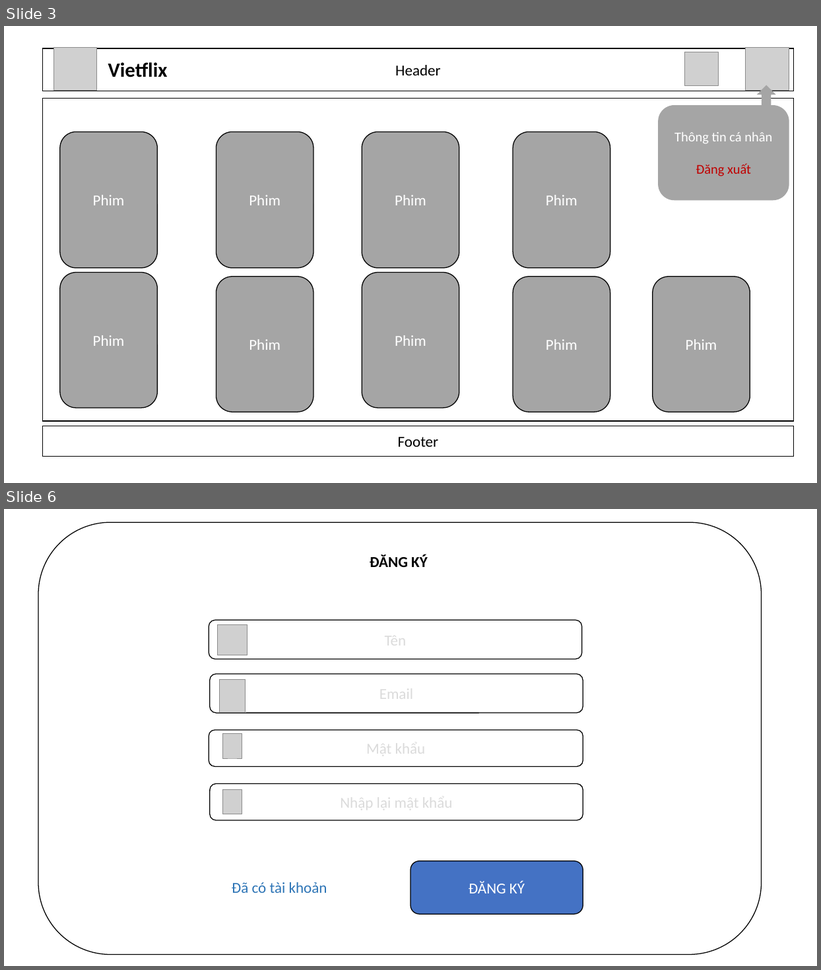
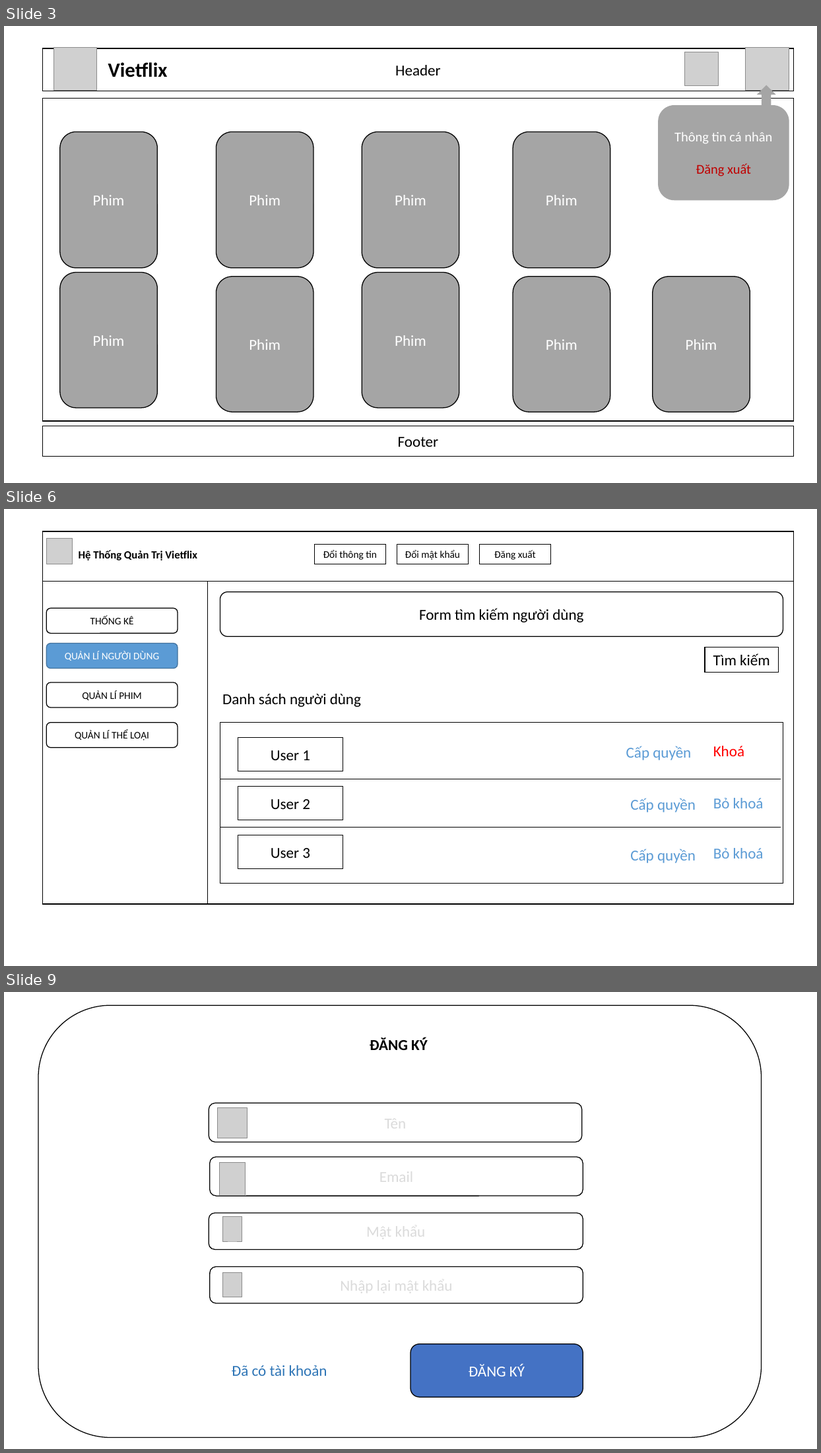
Before and after one commit to namnguyenbk/grad-thesis, a slide deck: Mockup-UI.pptx. Shown one above the other, each under a label of ours: slides 3 and 6 before the commit, slides 3, 6 and 9 after it; the slides between them are not shown. The pictures are 821x970 and 821x1453 pixels, drawn with LibreOffice and Linux fonts; fonts in the diff are those of the drawing; grey boxes stand for pictures. Boxes give left, top, right and bottom in pixels: in the first picture for what was removed or moved away, otherwise in the second. Text is boxed around its words. In the diff, an @@ line names an element or a change of style, - is before the commit and + after.

```diff
--- a/Mockup-UI.pptx
+++ b/Mockup-UI.pptx
@@ slide 6 added at (x1=4, y1=509, x2=817, y2=966), background #FFFFFF @@
@@ rectangle added at (x1=38, y1=526, x2=801, y2=945), fill #FFFFFF, outline #FFFFFF 1 pt @@
@@ rectangle added at (x1=42, y1=531, x2=794, y2=582), fill #FFFFFF, outline #000000 1 pt @@
@@ picture added at (x1=47, y1=538, x2=73, y2=564) @@
@@ rectangle added at (x1=73, y1=545, x2=214, y2=564), outline #FFFFFF 0.75 pt, 13 pt, text #000000, bold @@
+Hệ Thống Quản Trị Vietflix
@@ rectangle added at (x1=314, y1=545, x2=385, y2=564), fill #FFFFFF, outline #000000 1 pt, 12 pt, text #000000 @@
+Đổi thông tin
@@ rectangle added at (x1=397, y1=545, x2=468, y2=564), fill #FFFFFF, outline #000000 1 pt, 12 pt, text #000000 @@
+Đổi mật khẩu
@@ rectangle added at (x1=480, y1=545, x2=550, y2=564), fill #FFFFFF, outline #000000 1 pt, 12 pt, text #000000 @@
+Đăng xuất
@@ rectangle added at (x1=42, y1=582, x2=794, y2=905), fill #FFFFFF, outline #000000 1 pt @@
@@ line added from (208, 581) to (208, 904), #000000 0.5 pt @@
@@ rounded rectangle added at (x1=220, y1=592, x2=783, y2=636), fill #FFFFFF, outline #000000 1 pt, 18 pt, text #000000 @@
+Form tìm kiếm người dùng
@@ rounded rectangle added at (x1=47, y1=609, x2=178, y2=634), fill #FFFFFF, outline #000000 1 pt, 12 pt, text #000000 @@
+THỐNG KÊ
@@ rounded rectangle added at (x1=47, y1=643, x2=178, y2=668), fill #5B9BD5, outline #43739E 1 pt, 12 pt, text #FFFFFF @@
+QUẢN LÍ NGƯỜI DÙNG
@@ rectangle added at (x1=705, y1=648, x2=779, y2=673), fill #FFFFFF, outline #000000 1 pt, 18 pt, text #000000 @@
+Tìm kiếm
@@ rounded rectangle added at (x1=47, y1=683, x2=178, y2=708), fill #FFFFFF, outline #000000 1 pt, 12 pt, text #000000 @@
+QUẢN LÍ PHIM
@@ text added at (x1=222, y1=694, x2=361, y2=707), 18 pt, text #000000 @@
+Danh sách người dùng
@@ rounded rectangle added at (x1=47, y1=722, x2=178, y2=747), fill #FFFFFF, outline #000000 1 pt, 12 pt, text #000000 @@
+QUẢN LÍ THỂ LOẠI
@@ rectangle added at (x1=220, y1=722, x2=783, y2=883), fill #FFFFFF, outline #000000 1 pt @@
@@ rectangle added at (x1=238, y1=738, x2=343, y2=772), fill #FFFFFF, outline #000000 1 pt, 18 pt, text #000000 @@
+User 1
@@ text added at (x1=626, y1=746, x2=691, y2=760), 18 pt, text #5B9BD5 @@
+Cấp quyền
@@ text added at (x1=714, y1=746, x2=745, y2=757), 18 pt, text #FF0000 @@
+Khoá
@@ line added from (220, 779) to (781, 779), #000000 0.5 pt @@
@@ rectangle added at (x1=238, y1=787, x2=343, y2=821), fill #FFFFFF, outline #000000 1 pt, 18 pt, text #000000 @@
+User 2
@@ text added at (x1=630, y1=798, x2=696, y2=813), 18 pt, text #5B9BD5 @@
+Cấp quyền
@@ text added at (x1=714, y1=798, x2=764, y2=809), 18 pt, text #5B9BD5 @@
+Bỏ khoá
@@ line added from (220, 827) to (781, 827), #000000 0.5 pt @@
@@ rectangle added at (x1=238, y1=835, x2=343, y2=869), fill #FFFFFF, outline #000000 1 pt, 18 pt, text #000000 @@
+User 3
@@ text added at (x1=630, y1=849, x2=696, y2=863), 18 pt, text #5B9BD5 @@
+Cấp quyền
@@ text added at (x1=714, y1=848, x2=764, y2=859), 18 pt, text #5B9BD5 @@
+Bỏ khoá
@@ what was slide 6 is now slide 9 @@
```
Also in this commit, not shown: 7 slides changed, 2 other slides added, 6 other files.
